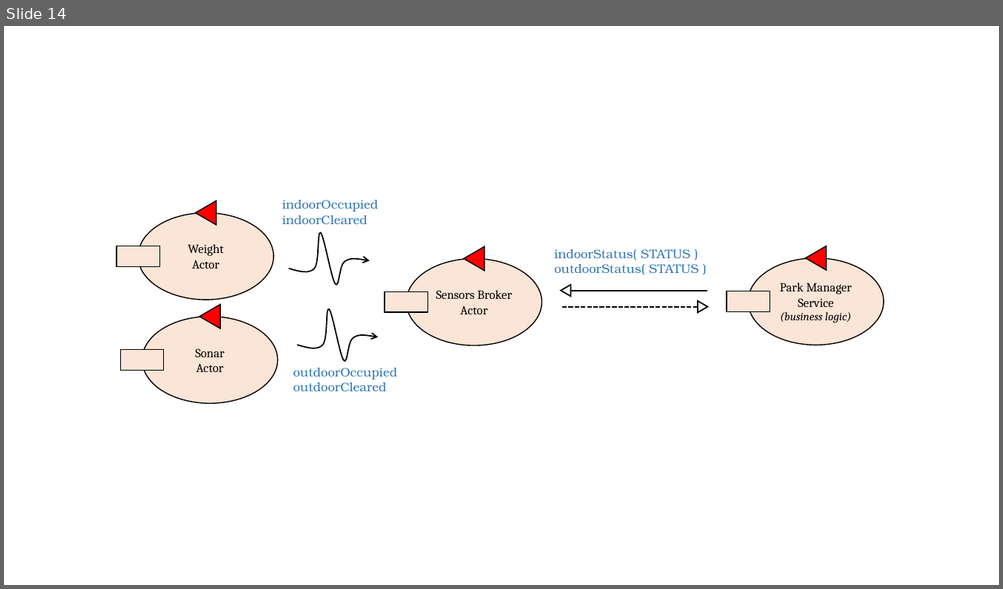
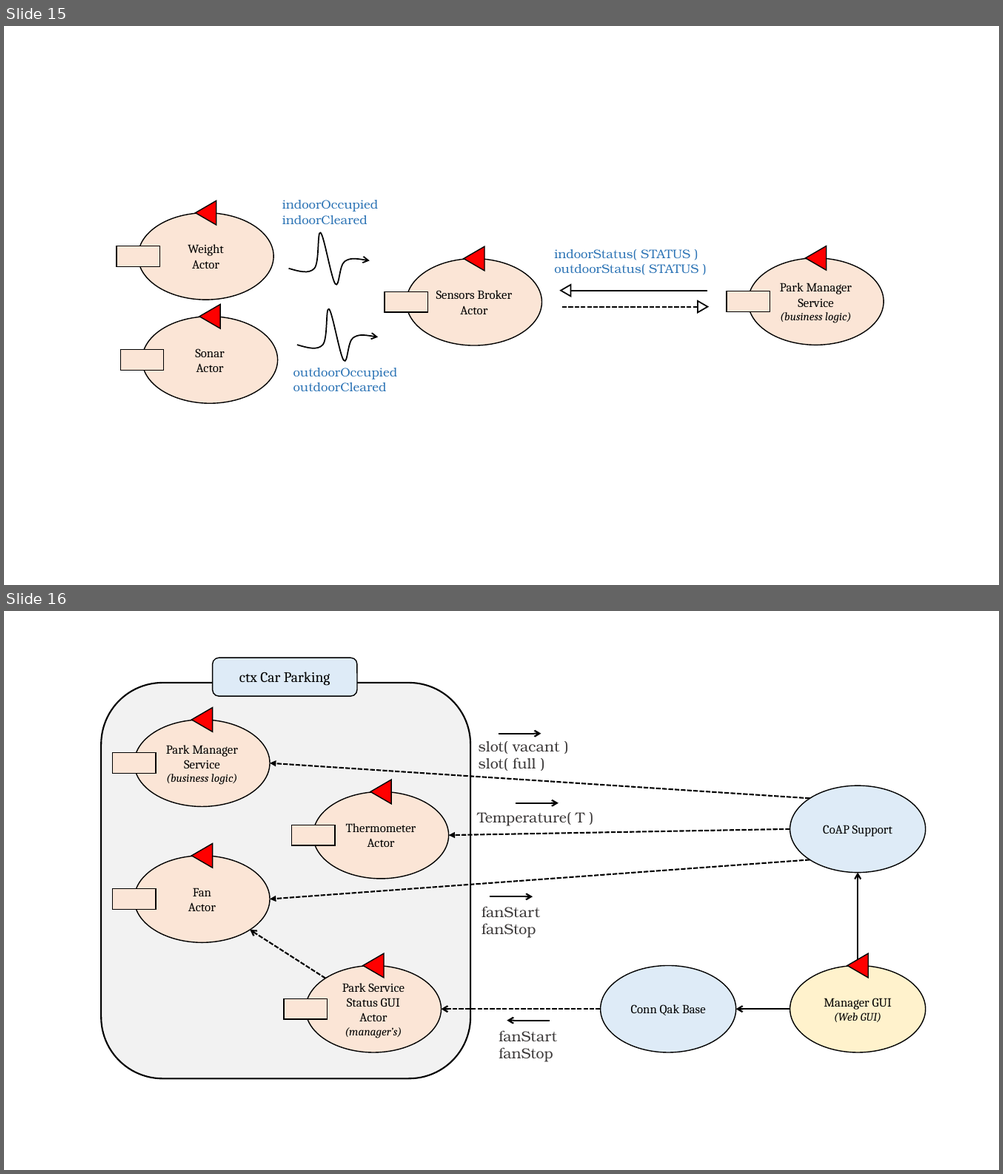
Before and after one commit to JackFantaz/Automated-Car-Parking, a slide deck: userDocs/img/final_task_schema.pptx. Shown one above the other, each under a label of ours: slide 14 before the commit, slides 15 and 16 after it. The pictures are 1003x589 and 1003x1174 pixels, drawn with LibreOffice and Linux fonts; fonts in the diff are those of the drawing. Boxes give left, top, right and bottom in pixels: in the first picture for what was removed or moved away, otherwise in the second. Text is boxed around its words. In the diff, an @@ line names an element or a change of style, - is before the commit and + after.

```diff
--- a/userDocs/img/final_task_schema.pptx
+++ b/userDocs/img/final_task_schema.pptx
@@ slide 16 added at (4, 611, 999, 1170), background #FFFFFF @@
@@ rounded rectangle added at (212, 658, 357, 697), fill #DEEBF7, outline #000000 1 pt, 14 pt, text #000000 @@
+ctx Car Parking
@@ rounded rectangle added at (101, 683, 470, 1079), fill #F2F2F2, outline #000000 1.5 pt @@
@@ ellipse added at (134, 720, 270, 807), fill #FBE5D6, outline #000000 1 pt, 12 pt, text #000000 @@
+Park Manager Service
+(business logic)
@@ triangle added at (191, 708, 212, 732), fill #FF0000, outline #000000 1 pt @@
@@ text added at (478, 741, 559, 771), 14 pt, text #3B3838 @@
+slot( vacant )
+slot( full )
@@ arrow added from (498, 733) to (541, 733), #000000 1.5 pt @@
@@ rectangle added at (113, 753, 156, 774), fill #FBE5D6, outline #000000 1 pt @@
@@ arrow added from (810, 798) to (270, 763), #000000 1.5 pt dashed @@
@@ triangle added at (370, 780, 391, 804), fill #FF0000, outline #000000 1 pt @@
@@ ellipse added at (790, 786, 925, 873), fill #DEEBF7, outline #000000 1 pt, 12 pt, text #000000 @@
+CoAP Support
@@ ellipse added at (313, 792, 449, 879), fill #FBE5D6, outline #000000 1 pt, 12 pt, text #000000 @@
+Thermometer
+Actor
@@ arrow added from (516, 803) to (558, 803), #000000 1.5 pt @@
@@ rectangle added at (291, 825, 335, 846), fill #FBE5D6, outline #000000 1 pt @@
@@ arrow added from (790, 829) to (449, 835), #000000 1.5 pt dashed @@
@@ text added at (477, 812, 584, 826), 14 pt, text #3B3838 @@
+Temperature( T )
@@ triangle added at (191, 844, 212, 868), fill #FF0000, outline #000000 1 pt @@
@@ ellipse added at (134, 856, 270, 943), fill #FBE5D6, outline #000000 1 pt, 12 pt, text #000000 @@
+Fan
+Actor
@@ arrow added from (810, 860) to (270, 899), #000000 1.5 pt dashed @@
@@ arrow added from (857, 960) to (857, 873), #000000 1.5 pt @@
@@ rectangle added at (113, 889, 156, 910), fill #FBE5D6, outline #000000 1 pt @@
@@ arrow added from (489, 897) to (532, 897), #000000 1.5 pt @@
@@ text added at (481, 906, 540, 938), 14 pt, text #3B3838 @@
+fanStart
+fanStop
@@ arrow added from (326, 979) to (250, 931), #000000 1.5 pt dashed @@
@@ triangle added at (363, 954, 384, 978), fill #FF0000, outline #000000 1 pt @@
@@ triangle added at (847, 954, 868, 978), fill #FF0000, outline #000000 1 pt @@
@@ ellipse added at (305, 966, 441, 1054), fill #FBE5D6, outline #000000 1 pt, 12 pt, text #000000 @@
+Park Service Status GUI Actor
+(manager’s)
@@ ellipse added at (600, 966, 736, 1054), fill #DEEBF7, outline #000000 1 pt, 12 pt, text #000000 @@
+Conn Qak Base
@@ ellipse added at (790, 966, 925, 1054), fill #FFF2CC, outline #000000 1 pt, 12 pt, text #000000 @@
+Manager GUI
+(Web GUI)
@@ rectangle added at (284, 999, 327, 1020), fill #FBE5D6, outline #000000 1 pt @@
@@ arrow added from (600, 1009) to (441, 1009), #000000 1.5 pt dashed @@
@@ arrow added from (790, 1009) to (736, 1009), #000000 1.5 pt @@
@@ text added at (498, 1031, 557, 1062), 14 pt, text #3B3838 @@
+fanStart
+fanStop
@@ arrow added from (549, 1021) to (507, 1021), #000000 1.5 pt @@
@@ what was slide 14 is now slide 15 @@
```
Also in this commit, not shown: 2 other slides added, 12 other files.
